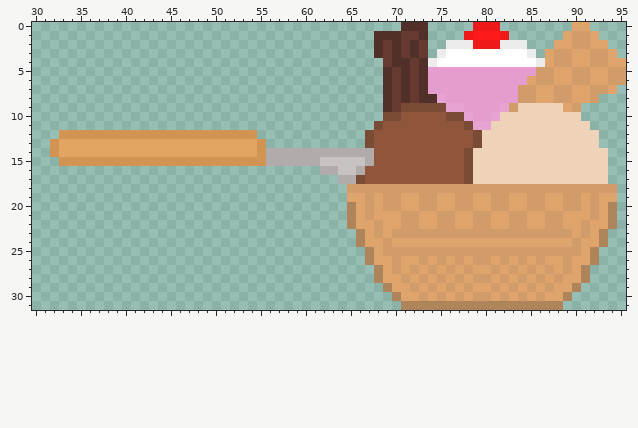
One commit to this pixel-art file: Textures/Ice_CreamSpoonY.aseprite. The picture above is the old version.
96x32 pixels, 1 frame. Colours within 5 levels of each other are drawn and written as one. Shown: x 30..95, y 0..31.
New version:
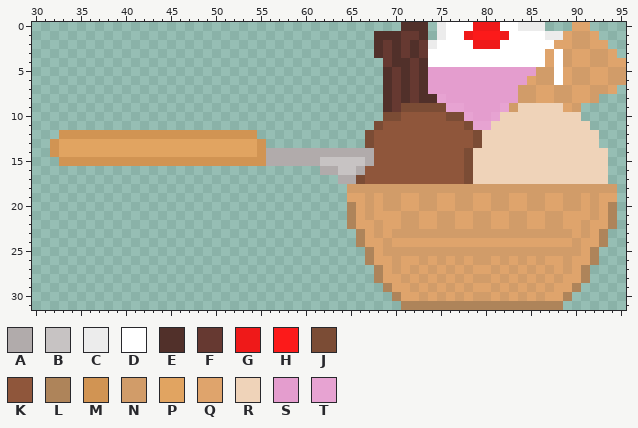
Palette (. is transparent): A #b1abab  B #c7c3c3  C #ececec  D #ffffff  E #51302a  F #663931  G #ef1919  H #fc1a1a  J #7b4c35  K #8f563b  L #ae845a  M #d19453  N #d19c69  P #e1a461  Q #dfa46c  R #efd3b9  S #e49dce  T #e7a3d2
Difference:
@@ x 72..90 @@
- 0 EE.....GGG........Q
- 1 FE....GHHHG......QN
- 2 EF..CCCGGGCCC...QQN
- 3 EF.CDDDDDDDDDC.QNNQ
- 4 FECDDDDDDDDDDDCQNNQ
- 5 FESSSSSSSSSSSSNNQQN
- 6 FESSSSSSSSSSSQNNQQN
+ 0 EE.CDDDGGGDDCCC...Q
+ 1 FE.CDDGHHHGDDDDCCQN
+ 2 EFCDDDDGGGDDDDDDQQN
+ 3 EFDDDDDDDDDDDDDQDNQ
+ 4 FEDDDDDDDDDDDDDQDNQ
+ 5 FESSSSSSSSSSSSNNDQN
+ 6 FESSSSSSSSSSSQNNDQN
  7 FESSSSSSSSSSNNQQNNQ
